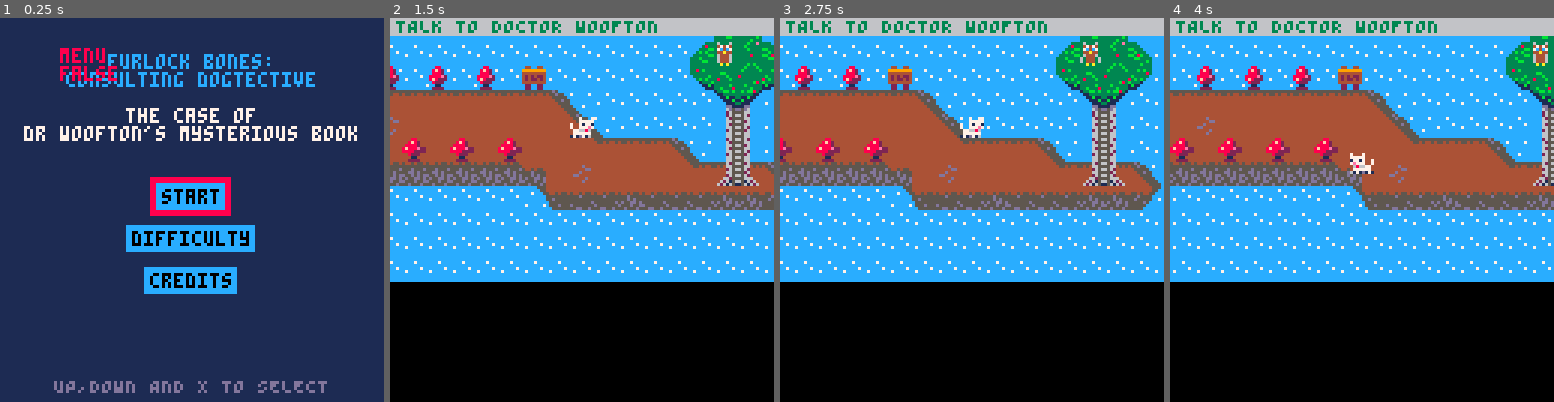
Above: before the commit, frames 1-4 (left to right).
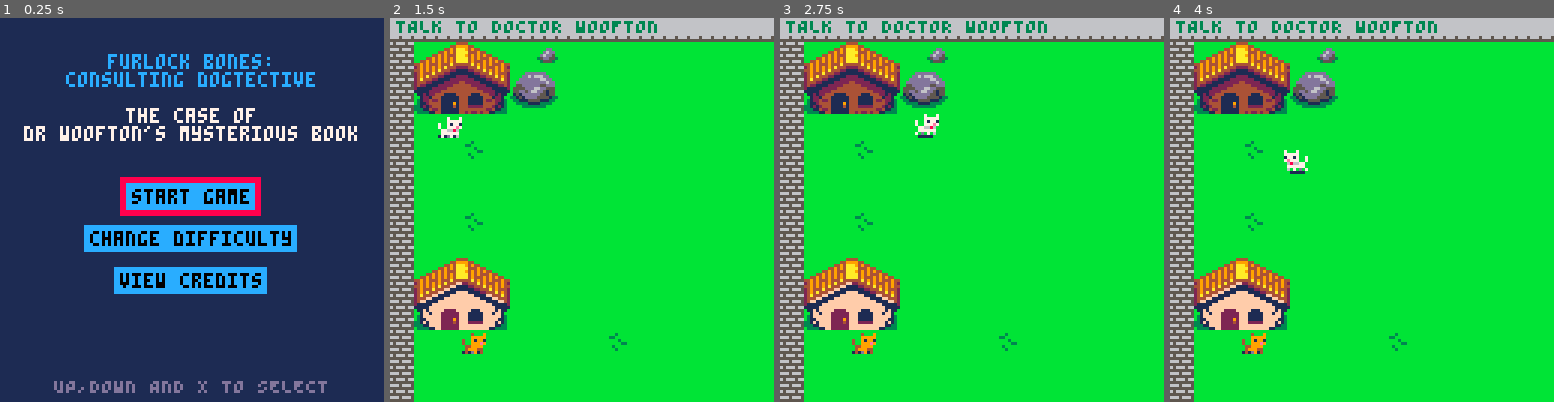
Above: after the commit, the same moments.

Repository: Mackeriah/FurlockBones-game
Game: PICO-8 cartridge furlock bones.p8
Two runs of this game, one before a commit and one after it. Both use one fixed random seed, a clock stepped at 60 frames per second and the inputs below.
Inputs:
- Up to frame 1 (0.25 s): no input
- Up to frame 2 (1.5 s): tap X (X key) at 0.33, 1.07 s; tap O (Z key) at 0.7 s
- Up to frame 3 (2.75 s): hold Right 1.6-2.1 s; tap O (Z key) at 1.7, 2.1, 2.5 s; tap X (X key) at 1.85 s; hold Up 2.15-2.42 s; hold Right from 2.47 s (still down)
- Up to frame 4 (4 s): tap O (Z key) at 2.9, 3.3, 3.7 s; tap X (X key) at 2.97 s; release Right at 3.03 s; hold Left 3.08-3.58 s; hold Down 3.63-3.97 s

The runs differ from the first frame. In frame 1, 6.6% of the frame differs, in the area x 15-78%, y 7-72%; in frame 2, 94%; in frame 3, 94%; in frame 4, 94%, in the area x 0-100%, y 4-100%.

Commit message:
difficulty done

Diff:
--- a/furlock bones.p8
+++ b/furlock bones.p8
@@ -79,8 +79,8 @@
 	cls()
 	draw_game()
 	-- player.x-20,player.y-20,8
-	print(wordgame.state,20,10,8)
-	print(activeGame)
+	--print("wrong: "..wordgame.wrongGuesses,20,10,8)
+	--print("max: "..wordgame.maximumGuesses)
 end
 
 function draw_game()
@@ -410,11 +410,13 @@
 	wordgame.displayed = false -- flag to check if displayed on screen or not
 	wordgame.completed = false
 	wordgame.correct = "empty"
+	wordgame.wrongGuesses = 0
+	wordgame.maximumGuesses = 999 -- default in case player doesn't change difficulty
 end
 
 function menuState() -- change what's in this table if menu or wordgame (hacky I think but SUE ME!)
 	if wordgame.state == "menu" then
-		wordgame.allQuestions = {"start","difficulty","credits"}
+		wordgame.allQuestions = {"start game","change difficulty","view credits"}
 	elseif wordgame.state == "questionList" then
 		wordgame.allQuestions = {"foxes live in","foxes love to eat","fox babies are called",
 			"foxes are covered in","foxes something something",}
@@ -451,12 +453,12 @@
 
 	elseif wordgame.state == "questionList" then
 		rectfill(0, 0, 127, 127, 7) -- background colour
-		print_centered("help furlock match", 6, 3)
+		print_centered("help furlock answer", 6, 3)
 		print_centered("the animal facts", 12, 3)
+		print_centered("to fix the pages", 18, 3)
 		print_centered("UP,DOWN AND X TO SELECT", 120, 13)
 		if wordgame.completed == true then
-			print_centered("you did it!!!", 100, 8)
-			print_centered("z or b to exit", 106, 8)
+			print_centered("you did it! press z to exit", 100, 8)
 			objective.current = "TAKE THE PAGES TO WOOFTON"
 		end
 	end
@@ -515,7 +517,7 @@
 			if wordgame.answered[i] == true then
 				rectfill(tx-2,ty-2,tx+#txt*4,ty+6,11) -- colour box green if already answered
 			else
-				rectfill(tx-2,ty-2,tx+#txt*4,ty+6,12)
+				rectfill(tx-2,ty-2,tx+#txt*4,ty+6,6)
 			end
 		end
 		print(txt, tx, ty, 0) -- display question text
@@ -536,7 +538,8 @@
 	if wordgame.answered[1] == true
 		and wordgame.answered[2] == true
 		and wordgame.answered[3] == true
-		and wordgame.answered[4] == true then
+		and wordgame.answered[4] == true
+		and wordgame.answered[5] == true then
 			wordgame.completed = true
 	end
 end
@@ -550,7 +553,7 @@
 				wordgame_store_answers({"this", "is", "just","placeholder"})
 				wordgame.correct_answer = 1
 			elseif wordgame.selectedQuestion == 2 then
-				wordgame_store_answers({"easy", "medium", "hard"})
+				wordgame_store_answers({"easy: 5 WRONG GUESSES", "medium: 3 WRONG GUESSES", "hard: 0 WRONG GUESSES!"})
 				wordgame.correct_answer = 1
 			elseif wordgame.selectedQuestion == 3 then
 				wordgame_store_answers({"credits"})
@@ -584,6 +587,19 @@
 end
 
 function wordgame_draw_answers()
+
+	-- store guess limit based on chosen difficulty
+	if wordgame.state == "menuItems" and wordgame.selectedQuestion == 2 then
+		if wordgame.selectedAnswer == 1 then
+			wordgame.maximumGuesses = 7
+		elseif wordgame.selectedAnswer == 2 then
+			wordgame.maximumGuesses = 5
+		elseif wordgame.selectedAnswer == 3 then
+			wordgame.maximumGuesses = 2
+		end
+	end
+
+
  -- ** QUESTION LOGIC**
  	cls()
 	if wordgame.state == "menuItems" then
@@ -625,7 +642,11 @@
 	local textbox_xx = camera_x + 64 - maxTextWidth *2 -1 -- -1 for border and centred
 
 	-- vertical text box location
-	local textbox_yy = camera_y + 24 -- first question starts here
+	if wordgame.state == "menuItems" then
+		textbox_yy = camera_y + 48 -- first chosen menu option
+	else
+		textbox_yy = camera_y + 22 -- first question starts here
+	end
 
 	local textbox_width2 = textbox_xx+(maxTextWidth*4)  -- *4 to account for character width
 	local textbox_height2 = textbox_yy + 6 -- *6 for character height
@@ -699,13 +720,19 @@
 			wordgame.correct_answer = wordgame.selectedAnswer
 			wordgame.correct = "true"
 		end
-
 		if wordgame.state == "chosenQuestion" then
 			if wordgame.selectedAnswer == wordgame.correct_answer then
 				wordgame.correct = "true"
 			else
 				wordgame.correct = "false"
-			end
+				wordgame.wrongGuesses += 1 -- keep track of incorrect guesses
+			end
+		end
+		if wordgame.wrongGuesses >= wordgame.maximumGuesses then
+			wordgame.answered = {false, false, false, false}
+			wordgame.completed = false
+			wordgame.state = "questionList"
+			wordgame.wrongGuesses = 0
 		end
 	end
 
@@ -717,17 +744,12 @@
 		if wordgame.correct == "true" then
 			print_centered("well done! press x to close",102,11)
 		elseif wordgame.correct == "false" then
-
-			-- local falseResponse = flr(rnd(4))
-			-- if falseResponse == 0 then
-			-- 	print_centered("i don't think that's right", 108, 8)
-			-- elseif falseResponse == 1 then
-			-- 	print_centered("i don't", 108, 8)
-			-- elseif falseResponse == 2 then
-			-- 	print_centered("think that", 108, 8)
-			-- elseif falseResponse == 2 then
-		print_centered("that's NOT right!!!!", 108, 8)
-			--end
+			if wordgame.wrongGuesses == wordgame.maximumGuesses -1 then
+				print_centered("oh no! you got too many wrong!", 100, 11)
+				print_centered("please x to retry", 106, 11)
+			else
+				print_centered("hmm that doesn't seem right", 108, 8)
+			end
 		end
 	end
 	print_centered("UP,DOWN AND X TO SELECT", 120, 13)
@@ -738,7 +760,7 @@
 --player functions
 function create_player()
 	player={}  --create empty table -- this means we're creating the player as an object!
-	player.x = 432 -- 16 = house, 432 = owl (map location x8 for exact pixel location)
+	player.x = 16 -- 16 = house, 432 = owl (map location x8 for exact pixel location)
 	player.y = 32
 	player.direction = 1
 	player.velocity_x = 0
